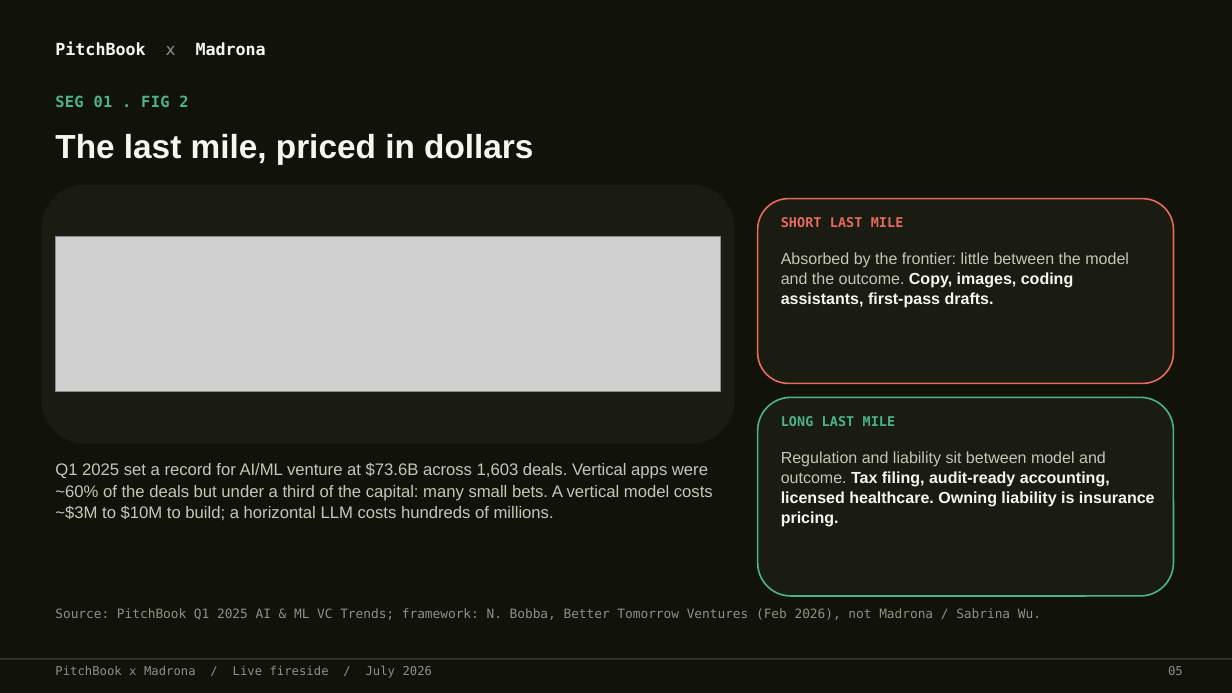
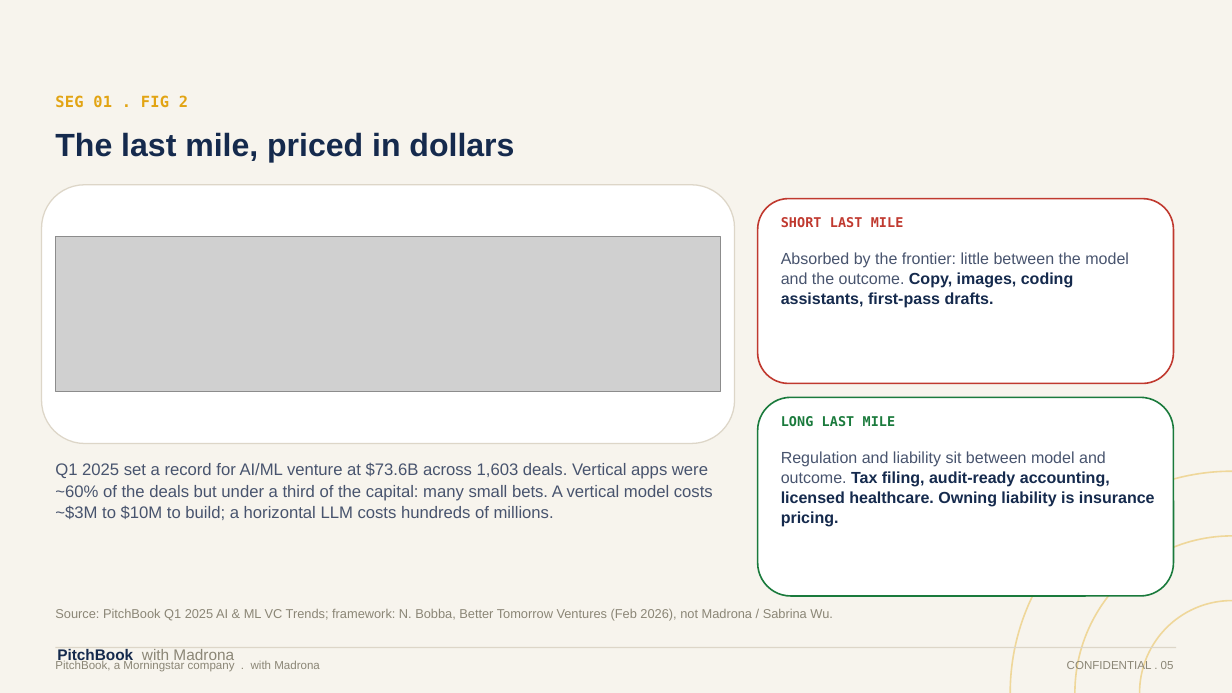
Before and after one commit to HRPB-SA/pitchbook-analyst-agent, a slide deck: slide 6 of output/Fireside_Durability_IPOs_Duopoly_Jul2026.pptx. Drawn at 1232x693 pixels with LibreOffice and Linux fonts; fonts in the diff are those of the drawing; grey boxes stand for pictures. Boxes give left, top, right and bottom in pixels: in the first picture for what was removed or moved away, otherwise in the second. Text is boxed around its words. In the diff, an @@ line names an element or a change of style, - is before the commit and + after.

```diff
--- a/output/Fireside_Durability_IPOs_Duopoly_Jul2026.pptx
+++ b/output/Fireside_Durability_IPOs_Duopoly_Jul2026.pptx
@@ rectangle at [0,0,1232,693]: fill #111309 to #F7F4ED @@
@@ text "SEG 01 . FIG 2" at [55,95,188,108]: text colour #4BB488 to #E2A413 @@
@@ text "The last mile, priced in ..." at [55,132,514,163]: size 26 to 25 pt, text colour #F6F6EE to #152A4D @@
@@ rounded rectangle at [42,185,735,444]: fill #1A1C11 to #FFFFFF; outline none to #DDD6C8 1 pt @@
@@ rounded rectangle at [758,199,1174,384]: fill #1A1C11 to #FFFFFF; outline #E8695D 1.25 pt to #C0392F 1.25 pt @@
@@ text "SHORT LAST MILE" at [781,217,904,227]: text colour #E8695D to #C0392F @@
@@ text "Absorbed by the frontier: little ..." at [781,252,1129,308]: text colour #C6C5BA to #48546E in "Absorbed by the frontier: little between the ..."; text colour #F6F6EE to #152A4D in "Copy, images, coding assistants, first-pass drafts." @@
@@ rounded rectangle at [758,397,1174,596]: fill #1A1C11 to #FFFFFF; outline #4BB488 1.25 pt to #1A7A3C 1.25 pt @@
@@ text "LONG LAST MILE" at [781,416,896,426]: text colour #4BB488 to #1A7A3C @@
@@ text "Regulation and liability sit between ..." at [781,451,1155,527]: text colour #C6C5BA to #48546E in "Regulation and liability sit between model and ..."; text colour #F6F6EE to #152A4D in "Tax filing, audit-ready accounting, licensed healthcare. Own ..." @@
@@ text "Q1 2025 set a record ..." at [55,462,713,520]: text colour #C6C5BA to #48546E @@
@@ ellipse added at [1010,471,1232,693], outline #EFD79A 1.25 pt @@
@@ ellipse added at [1075,536,1232,693], outline #EFD79A 1.25 pt @@
@@ text "Source: PitchBook Q1 2025 AI ..." at [55,609,833,620]: font DejaVu Sans Mono to Arial, text colour #8F9084 to #8B8676 @@
@@ ellipse added at [1140,601,1232,693], outline #EFD79A 1.25 pt @@
@@ rectangle: place and size @@
-rectangle at [0,658,1232,660]
+rectangle at [55,647,1177,648]
@@ rectangle at [55,647,1177,648]: fill #33342A to #DDD6C8 @@
@@ text at [57,649,234,663]: text changed; size 13 to 12 pt; font DejaVu Sans Mono to Arial; text colour #F6F6EE to #8B8676; bold off @@
-PitchBook x Madrona
+PitchBook with Madrona
@@ text at [55,660,320,672]: text changed; size 9.5 to 9 pt; font DejaVu Sans Mono to Arial; text colour #8F9084 to #8B8676 @@
-PitchBook x Madrona / Live fireside / July 2026
+PitchBook, a Morningstar company . with Madrona
@@ text at [1067,660,1174,672]: text changed; size 9.5 to 9 pt; font DejaVu Sans Mono to Arial; text colour #8F9084 to #8B8676 @@
-05
+CONFIDENTIAL . 05
```
Also in this commit, not shown: 16 other slides changed, 4 slides added, 1 other file.
